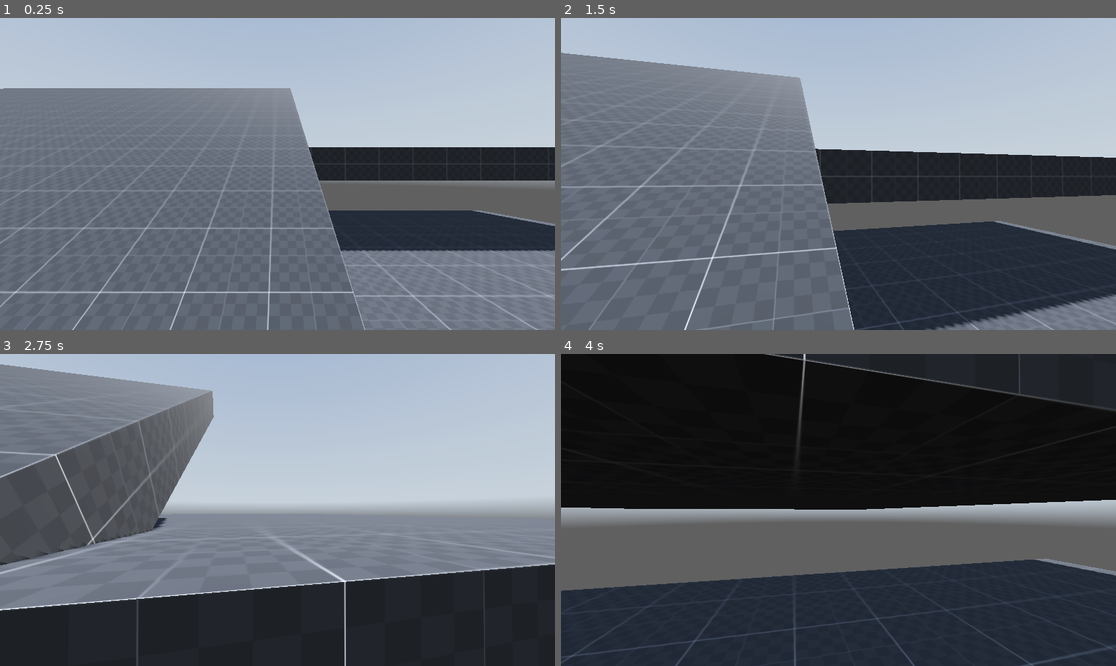
Above: before the commit, frames 1-4 (two rows, left to right).
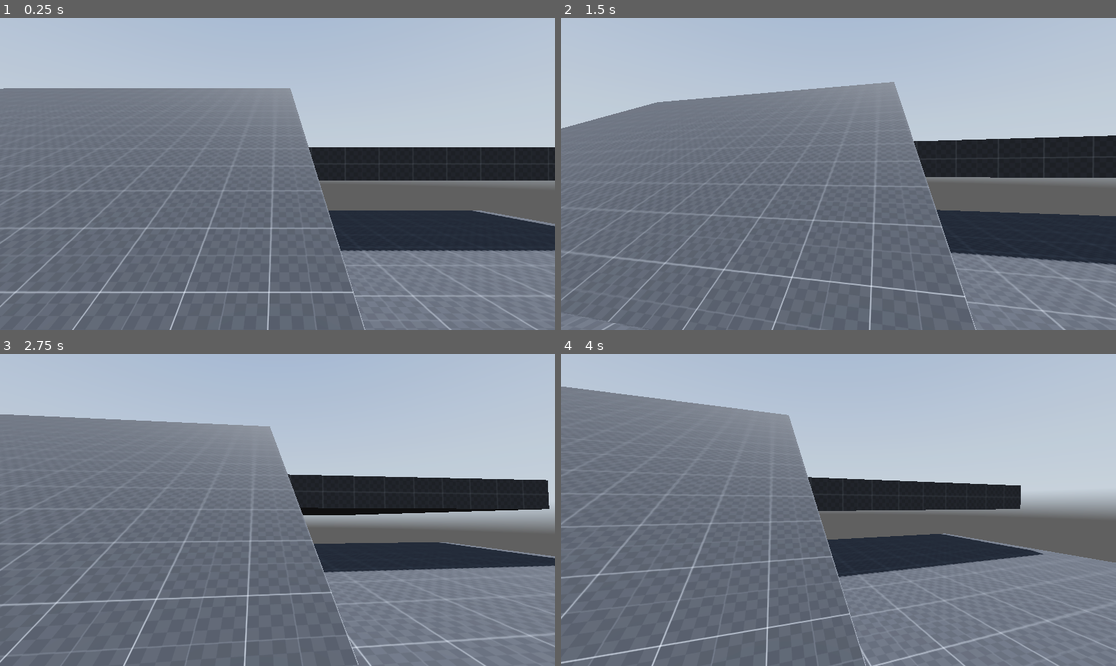
Above: after the commit, the same moments.

Repository: elmoradoo/Reflection
Game: Godot game, scene res://scenes/world.tscn
Two runs of this game, one before a commit and one after it. Both use one fixed random seed, a clock stepped at 60 frames per second and the inputs below. A sky picture missing from this copy of the repository is replaced by a grey-blue gradient.
Inputs (mouse positions are in pixels of both pictures, inside the frame that each line leads up to):
- Up to frame 1 (0.25 s): no input
- Up to frame 2 (1.5 s): tap Enter at 0.5 s; move the mouse to (866, 174) at 0.52 s; hold Ctrl (crouch) 0.53-1.28 s; hold W (forward) from 0.53 s (still down); tap Space (jump) at 0.77, 1.07 s; tap Shift (sprint) at 0.8, 1.35 s; move the mouse to (810, 174) at 1.27 s
- Up to frame 3 (2.75 s): keep holding W (forward); tap Space (jump) at 1.52, 1.55, 1.82, 2.1 s; move the mouse to (288, 503) at 2.02 s; hold Ctrl (crouch) from 2.03 s (still down)
- Up to frame 4 (4 s): keep holding W (forward); move the mouse to (832, 516) at 2.77 s; release Ctrl (crouch) at 2.78 s; tap Ctrl (crouch) at 2.85 s; tap Space (jump) at 3.02, 3.32, 3.77, 3.8 s; tap Shift (sprint) at 3.05 s; move the mouse to (877, 513) at 3.52 s; hold Shift (sprint) from 3.53 s (still down)

The runs differ from the first frame. In frame 1, less than 0.1% of the frame differs, in the area x 62-63%, y 79-80%; in frame 2, 33%; in frame 3, 63%; in frame 4, 89%, in the area x 0-100%, y 0-100%.

Commit message:
state manager manages the states, each state has to implement their checking function

Diff:
--- /dev/null
+++ b/scripts/player/enums.gd
@@ -0,0 +1,11 @@
+extends Object
+
+enum player_states {
+	Idle,
+	Walking,
+	Sprinting,
+	Jumping,
+	AirTime,
+	Crouching,
+	Sliding
+}
--- a/scripts/player/player.gd
+++ b/scripts/player/player.gd
@@ -3,27 +3,16 @@
 #Config vars
 const mouse_sensitivity: float = 0.2
 
-# Player object that have all of the player and associated variable
+#Game enums
+var enums = preload("res://scripts/player/enums.gd")
+
+#State manager
+var player_state_manager_script = preload("res://scripts/player/states/player_state_manager.gd")
+var player_state_manager
+
+#Player object that have all of the player and associated variable
 var player_data_object = preload("res://scripts/player/playerData.gd")
 var player_object
-
-#State scripts
-var idle_ss = preload("res://scripts/player/states/idle.gd")
-var walking_ss = preload("res://scripts/player/states/walking.gd")
-var sprinting_ss = preload("res://scripts/player/states/sprinting.gd")
-var crouching_ss = preload("res://scripts/player/states/crouching.gd")
-var sliding_ss = preload("res://scripts/player/states/sliding.gd")
-var jumping_ss = preload("res://scripts/player/states/jumping.gd")
-var airtime_ss = preload("res://scripts/player/states/airtime.gd")
-
-#And associated variables
-var idle_state
-var walking_state
-var sprinting_state
-var crouching_state
-var sliding_state
-var jumping_state
-var airtime_state
 
 #Nodes of the current scene
 @onready var player = $"."
@@ -35,17 +24,8 @@
 @onready var camera_3d = $neck/head/Camera3D
 
 #Player states
-enum player_states {
-	Idle,
-	Walking,
-	Sprinting,
-	Jumping,
-	AirTime,
-	Crouching,
-	Sliding
-}
 
-var current_state : player_states = player_states.Idle
+var current_state = enums.player_states.Idle
 
 #Player stats
 const sliding_minimum_velocity: float = 7.0
@@ -57,114 +37,49 @@
 #Player state
 var input_dir: Vector2 = Vector2.ZERO
 
-func debug_print_player_state():
-	print(input_dir)
-	match current_state:
-		player_states.Idle:
-			print("idle")
-		player_states.Walking:
-			print("walking")
-		player_states.Sprinting:
-			print("sprinting")
-		player_states.Jumping:
-			print("jumping")
-		player_states.Crouching:
-			print("crouching")
-		player_states.Sliding:
-			print("sliding")
-		player_states.AirTime:
-			print("airtime")
-
 func _ready():
 	#Get mouse movement
 	Input.set_mouse_mode(Input.MOUSE_MODE_CAPTURED)
-
-	#Instanciate state scripts
-	idle_state = idle_ss.new()
-	walking_state = walking_ss.new()
-	sprinting_state = sprinting_ss.new()
-	crouching_state = crouching_ss.new()
-	sliding_state = sliding_ss.new()
-	jumping_state = jumping_ss.new()
-	airtime_state = airtime_ss.new()
 
 	#Init player object
 	player_object = player_data_object.new()
 	player_object.init(self, input_dir)
 
-	#Give player node to enter script
-	idle_state.init(player_object)
-	walking_state.init(player_object)
-	sprinting_state.init(player_object)
-	crouching_state.init(player_object)
-	sliding_state.init(player_object)
-	jumping_state.init(player_object)
-	airtime_state.init(player_object)
+	#Init script manager
+	player_state_manager = player_state_manager_script.new()
+	player_state_manager.init(player_object)
 
 
 func _input(event):
 	player_object.update_event(event)
 
-func inputs_checks(_delta):
-	#Get player inputs
-	input_dir = Input.get_vector("left", "right", "forward", "backward")
-
-	if is_on_floor():
-		#If the player can slide
-		if Input.is_action_pressed("crouch") and player_object.velocity.length() >= sliding_minimum_velocity:
-			set_current_state(player_states.Sliding)
-		#If the player is not sliding and press crouch
-		elif Input.is_action_pressed("crouch") and current_state != player_states.Sliding:
-			set_current_state(player_states.Crouching)
-		#If the player release crouch and has clearance above his head
-		elif Input.is_action_just_released("crouch") and not top_of_head.is_colliding():
-			set_current_state(player_states.Idle)
-		#If the player is not pressing anything
-		elif input_dir == Vector2.ZERO and current_state != player_states.Crouching:
-			set_current_state(player_states.Idle)
-		#If the player is pressing sprint and moving
-		elif Input.is_action_pressed("sprint") and input_dir != Vector2.ZERO and current_state:
-			set_current_state(player_states.Sprinting)
-		#If the player is walking
-		elif input_dir != Vector2.ZERO:
-			set_current_state(player_states.Walking)
-		#If the player is pressing jump
-		if Input.is_action_just_pressed("jump"):
-			set_current_state(player_states.Jumping)
-	else:
-		set_current_state(player_states.AirTime)
-
-func set_current_state(new_state):
-	#Exit the current state
-	match current_state:
-		player_states.Idle:
-			idle_state.exit()
-		player_states.Walking:
-			walking_state.exit()
-		player_states.Sprinting:
-			sprinting_state.exit()
-		player_states.Jumping:
-			jumping_state.exit()
-		player_states.Crouching:
-			crouching_state.exit()
-		player_states.Sliding:
-			sliding_state.exit()
-	#Update current state
-	current_state = new_state
-	#Enter new state
-	match current_state:
-		player_states.Idle:
-			idle_state.enter()
-		player_states.Walking:
-			walking_state.enter()
-		player_states.Sprinting:
-			sprinting_state.enter()
-		player_states.Jumping:
-			jumping_state.enter()
-		player_states.Crouching:
-			crouching_state.enter()
-		player_states.Sliding:
-			sliding_state.enter()
+#func inputs_checks(_delta):
+#	#Get player inputs
+#	input_dir = Input.get_vector("left", "right", "forward", "backward")
+#	if is_on_floor():
+#		#If the player can slide
+#		if Input.is_action_pressed("crouch") and player_object.velocity.length() >= sliding_minimum_velocity:
+#			set_current_state(enums.player_states.Sliding)
+#		#If the player is not sliding and press crouch
+#		elif Input.is_action_pressed("crouch") and current_state != enums.player_states.Sliding:
+#			set_current_state(enums.player_states.Crouching)
+#		#If the player release crouch and has clearance above his head
+#		elif Input.is_action_just_released("crouch") and not top_of_head.is_colliding():
+#			set_current_state(enums.player_states.Idle)
+#		#If the player is not pressing anything
+#		elif input_dir == Vector2.ZERO and current_state != enums.player_states.Crouching:
+#			set_current_state(enums.player_states.Idle)
+#		#If the player is pressing sprint and moving
+#		elif Input.is_action_pressed("sprint") and input_dir != Vector2.ZERO:
+#			set_current_state(enums.player_states.Sprinting)
+#		#If the player is walking
+#		elif input_dir != Vector2.ZERO:
+#			set_current_state(enums.player_states.Walking)
+#		#If the player is pressing jump
+#		if Input.is_action_just_pressed("jump"):
+#			set_current_state(enums.player_states.Jumping)
+#	else:
+#		set_current_state(enums.player_states.AirTime)
 
 func _physics_process(delta):
 	#Update player variables
@@ -172,28 +87,7 @@
 	player_object.velocity = velocity
 	player_object.delta = delta
 	player_object.transform = transform
-
-	#Get state from inputs
-	inputs_checks(delta)
-	player_object.input_dir = input_dir
-
-	debug_print_player_state()
-	#Call state function
-	match current_state:
-		player_states.Idle:
-			idle_state.update()
-		player_states.Walking:
-			walking_state.update()
-		player_states.Sprinting:
-			sprinting_state.update()
-		player_states.Jumping:
-			jumping_state.update()
-		player_states.Crouching:
-			crouching_state.update()
-		player_states.Sliding:
-			sliding_state.update()
-		player_states.AirTime:
-			airtime_state.update()
+	player_state_manager.run()
 	velocity = player_object.velocity
 	direction = player_object.direction
 	move_and_slide()
--- a/scripts/player/playerData.gd
+++ b/scripts/player/playerData.gd
@@ -1,6 +1,13 @@
-extends Object
+class_name playerData extends Object
 
 var myself
+
+#Config
+var enums = preload("res://scripts/player/enums.gd")
+var gravity = ProjectSettings.get_setting("physics/3d/default_gravity")
+const mouse_sensitivity: float = 0.2
+var event
+
 #Nodes
 var neck
 var head
@@ -8,16 +15,16 @@
 var crouching_collision_shape
 var transform
 
-
+#Movement
 var velocity: Vector3 = Vector3.ZERO
 var direction: Vector3 = Vector3.ZERO
 var delta
 var current_speed: float = 0.0
 
-var event
-var gravity = ProjectSettings.get_setting("physics/3d/default_gravity")
+#Player state
+var current_state = enums.player_states.Idle
+
 var free_looking: bool = false
-const mouse_sensitivity: float = 0.2
 var input_dir: Vector2 = Vector2.ZERO
 
 func init(se, indir):
--- a/scripts/player/states/airtime.gd
+++ b/scripts/player/states/airtime.gd
@@ -14,3 +14,6 @@
 
 func exit():
 	pass
+
+func check():
+	pass
--- a/scripts/player/states/crouching.gd
+++ b/scripts/player/states/crouching.gd
@@ -1,5 +1,6 @@
 extends Node
 
+var enums = preload("res://scripts/player/enums.gd")
 var player
 const max_speed: float = 3.0
 var crouching_depth: float = -0.5
@@ -10,6 +11,11 @@
 
 func enter():
 	pass
+
+
+func exit():
+	pass
+
 
 func update_event():
 	if player.event is InputEventMouseMotion:
@@ -27,5 +33,9 @@
 	player.velocity.z = player.direction.z * max_speed
 	player.direction = lerp(player.direction, (player.transform.basis * Vector3(player.input_dir.x, 0, player.input_dir.y)).normalized(), lerp_speed * player.delta)
 
-func exit():
-	pass
+func check():
+	if player.myself.is_on_floor():
+		if Input.is_action_pressed("crouch"):
+			player.current_state = enums.player_states.Crouching
+		else:
+			player.current_state = enums.player_states.Idle
--- a/scripts/player/states/idle.gd
+++ b/scripts/player/states/idle.gd
@@ -1,4 +1,6 @@
 extends Node
+
+var enums = preload("res://scripts/player/enums.gd")
 
 var player
 var lerp_speed = 10.0
@@ -6,6 +8,9 @@
 	player = obj
 
 func enter():
+	pass
+
+func exit():
 	pass
 
 func update_event():
@@ -25,5 +30,8 @@
 	player.velocity.z = move_toward(player.velocity.z, 0, lerp_speed)
 	player.current_speed = player.velocity.length()
 
-func exit():
-	pass
+func check():
+	var input_dir = Input.get_vector("left", "right", "forward", "backward")
+	if player.myself.is_on_floor():
+		if Input.is_action_just_pressed("crouch"):
+			player.current_state = enums.player_states.Crouching
--- a/scripts/player/states/jumping.gd
+++ b/scripts/player/states/jumping.gd
@@ -23,3 +23,6 @@
 
 func exit():
 	pass
+
+func check():
+	pass
--- /dev/null
+++ b/scripts/player/states/player_state_manager.gd
@@ -0,0 +1,135 @@
+extends Node
+
+
+var enums = preload("res://scripts/player/enums.gd")
+
+#State scripts
+var idle_ss = preload("res://scripts/player/states/idle.gd")
+var walking_ss = preload("res://scripts/player/states/walking.gd")
+var sprinting_ss = preload("res://scripts/player/states/sprinting.gd")
+var crouching_ss = preload("res://scripts/player/states/crouching.gd")
+var sliding_ss = preload("res://scripts/player/states/sliding.gd")
+var jumping_ss = preload("res://scripts/player/states/jumping.gd")
+var airtime_ss = preload("res://scripts/player/states/airtime.gd")
+
+#And associated variables
+var idle_state
+var walking_state
+var sprinting_state
+var crouching_state
+var sliding_state
+var jumping_state
+var airtime_state
+
+var player: playerData
+
+var old_state
+
+func debug_print_player_state():
+	match player.current_state:
+		enums.player_states.Idle:
+			print("idle")
+		enums.player_states.Walking:
+			print("walking")
+		enums.player_states.Sprinting:
+			print("sprinting")
+		enums.player_states.Jumping:
+			print("jumping")
+		enums.player_states.Crouching:
+			print("crouching")
+		enums.player_states.Sliding:
+			print("sliding")
+		enums.player_states.AirTime:
+			print("airtime")
+
+
+func init(player_object):
+	#Instanciate state scripts
+	idle_state = idle_ss.new()
+	walking_state = walking_ss.new()
+	sprinting_state = sprinting_ss.new()
+	crouching_state = crouching_ss.new()
+	sliding_state = sliding_ss.new()
+	jumping_state = jumping_ss.new()
+	airtime_state = airtime_ss.new()
+
+	idle_state.init(player_object)
+	walking_state.init(player_object)
+	sprinting_state.init(player_object)
+	crouching_state.init(player_object)
+	sliding_state.init(player_object)
+	jumping_state.init(player_object)
+	airtime_state.init(player_object)
+
+	player = player_object
+
+func get_next_state():
+	old_state = player.current_state
+	match player.current_state:
+		enums.player_states.Idle:
+			idle_state.check()
+		enums.player_states.Walking:
+			walking_state.check()
+		enums.player_states.Sprinting:
+			sprinting_state.check()
+		enums.player_states.Jumping:
+			jumping_state.check()
+		enums.player_states.Crouching:
+			crouching_state.check()
+		enums.player_states.Sliding:
+			sliding_state.check()
+	if not player.current_state == old_state:
+		set_current_state()
+
+func set_current_state():
+	#Exit the current state
+	match player.current_state:
+		enums.player_states.Idle:
+			idle_state.exit()
+		enums.player_states.Walking:
+			walking_state.exit()
+		enums.player_states.Sprinting:
+			sprinting_state.exit()
+		enums.player_states.Jumping:
+			jumping_state.exit()
+		enums.player_states.Crouching:
+			crouching_state.exit()
+		enums.player_states.Sliding:
+			sliding_state.exit()
+	#Enter new state
+	match player.current_state:
+		enums.player_states.Idle:
+			idle_state.enter()
+		enums.player_states.Walking:
+			walking_state.enter()
+		enums.player_states.Sprinting:
+			sprinting_state.enter()
+		enums.player_states.Jumping:
+			jumping_state.enter()
+		enums.player_states.Crouching:
+			crouching_state.enter()
+		enums.player_states.Sliding:
+			sliding_state.enter()
+
+func update_current_state():
+	match player.current_state:
+		enums.player_states.Idle:
+			idle_state.update()
+		enums.player_states.Walking:
+			walking_state.update()
+		enums.player_states.Sprinting:
+			sprinting_state.update()
+		enums.player_states.Jumping:
+			jumping_state.update()
+		enums.player_states.Crouching:
+			crouching_state.update()
+		enums.player_states.Sliding:
+			sliding_state.update()
+		enums.player_states.AirTime:
+			airtime_state.update()
+
+func run():
+	get_next_state()
+	if player.current_state != old_state:
+		set_current_state()
+	update_current_state()
--- a/scripts/player/states/sliding.gd
+++ b/scripts/player/states/sliding.gd
@@ -25,3 +25,6 @@
 
 func exit():
 	pass
+
+func check():
+	pass
--- a/scripts/player/states/sprinting.gd
+++ b/scripts/player/states/sprinting.gd
@@ -27,3 +27,6 @@
 
 func exit():
 	pass
+
+func check():
+	pass
--- a/scripts/player/states/walking.gd
+++ b/scripts/player/states/walking.gd
@@ -27,3 +27,6 @@
 
 func exit():
 	pass
+
+func check():
+	pass
